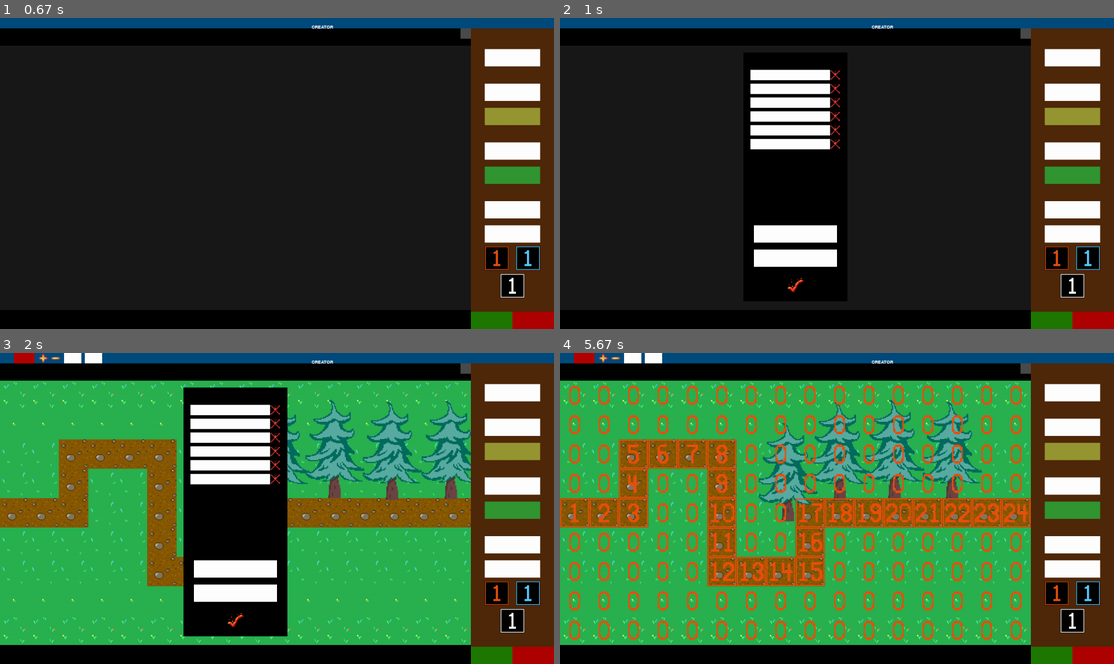
Above: before the commit, frames 1-4 (two rows, left to right).
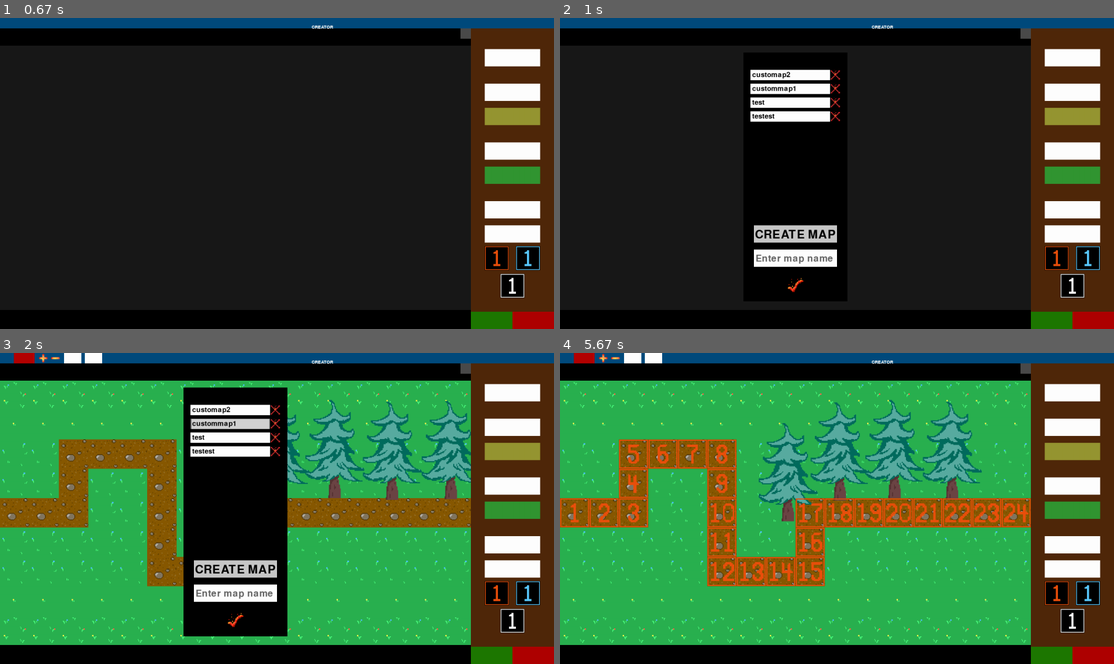
Above: after the commit, the same moments.

Repository: Markuss2b/td
Game: pygame game, started from main.py
Two runs of this game, one before a commit and one after it. Both use one fixed random seed, a clock stepped at 60 frames per second and the inputs below.
Inputs (mouse positions are in pixels of both pictures, inside the frame that each line leads up to):
- Up to frame 1 (0.67 s): click (33, 95) at 0.38 s
- Up to frame 2 (1 s): click (1069, 58) at 0.72 s
- Up to frame 3 (2 s): click (509, 393) at 1.05 s; click (509, 393) at 1.38 s; click (232, 424) at 1.72 s, where only the run after the commit has a clickable "custommap1"
- Up to frame 4 (5.67 s): hold Left 2-2.53 s; click (604, 359) at 2.62 s; click (637, 359) at 2.95 s; hold Left 3.23-3.63 s; hold Right 3.67-4.3 s; hold Left 4.33-4.8 s; hold Right 4.83-5.3 s; click (1069, 567) at 5.38 s

Frame 1 is identical in both runs. In frame 2, 2.3% of the frame differs, in the area x 34-51%, y 17-80%; in frame 3, 2.8%; in frame 4, 7.5%, in the area x 1-84%, y 10-93%.

Commit message:
Added some text to map create/load buttons

Diff:
--- a/all_maps/firemap/paths/first_path.txt
+++ /dev/null
@@ -1,9 +0,0 @@
-0 0 0 0 0 0 0 0 0 0 0 0 0 0 0 0
-0 0 0 0 0 0 0 0 0 0 0 0 0 0 0 0
-0 0 0 0 0 0 0 0 0 0 0 0 0 0 0 0
-0 0 4 5 6 7 0 0 0 13 14 15 0 0 20 21
-1 2 3 0 0 8 9 10 11 12 0 16 17 18 19 22
-0 0 0 0 0 0 0 0 0 0 0 0 0 0 0 23
-0 0 0 0 0 0 0 0 0 0 0 0 0 0 0 24
-0 0 0 0 0 0 0 0 0 0 0 0 0 0 0 25
-41 40 39 38 37 36 35 34 33 32 31 30 29 28 27 26
--- a/all_maps/firemap/tower_availability.txt
+++ /dev/null
@@ -1,9 +0,0 @@
-O O O O O O O O O O O O O O O O
-O O O O O O O O O O O O O O O O
-O O O O O O O O O O O O O O O O
-O O X X X X O O O X X X O O X X
-X X X O O X X X X X O X X X X X
-O O O O O O O O O O O O O O O X
-O O O O O O O O O O O O O O O X
-O O O O O O O O O O O O O O O X
-X X X X X X X X X X X X X X X X
--- a/all_maps/firemap/visual_map.txt
+++ /dev/null
@@ -1,9 +0,0 @@
-T_Grass_BG.png T_Burning_BG.png T_Grass_BG.png T_Burning_BG.png T_Grass_BG.png T_Burning_BG.png T_Grass_BG.png T_Burning_BG.png T_Grass_BG.png T_Burning_BG.png T_Grass_BG.png T_Burning_BG.png T_Grass_BG.png T_Burning_BG.png T_Grass_BG.png T_Burning_BG.png
-T_Burning_BG.png T_Grass_BG.png T_Burning_BG.png T_Grass_BG.png T_Burning_BG.png T_Grass_BG.png T_Burning_BG.png T_Grass_BG.png T_Burning_BG.png T_Grass_BG.png T_Burning_BG.png T_Grass_BG.png T_Burning_BG.png T_Grass_BG.png T_Burning_BG.png T_Grass_BG.png
-T_Grass_BG.png T_Burning_BG.png T_Grass_BG.png T_Burning_BG.png T_Grass_BG.png T_Burning_BG.png T_Grass_BG.png T_Burning_BG.png T_Grass_BG.png T_Burning_BG.png T_Grass_BG.png T_Burning_BG.png T_Grass_BG.png T_Burning_BG.png T_Grass_BG.png T_Burning_BG.png
-T_Burning_BG.png T_Grass_BG.png T_Burning_2.png T_Grass_BG.png T_Burning_3.png T_Grass_BG.png T_Burning_BG.png T_Grass_BG.png T_Burning_BG.png T_Grass_BG.png T_Burning_3.png T_Grass_BG.png T_Burning_BG.png T_Grass_BG.png T_Burning_1.png T_Grass_BG.png
-T_Grass_BG.png T_Burning_1.png T_Grass_BG.png T_Burning_BG.png T_Grass_BG.png T_Burning_2.png T_Grass_BG.png T_Burning_2.png T_Grass_BG.png T_Burning_2.png T_Grass_BG.png T_Burning_4.png T_Grass_BG.png T_Burning_3.png T_Grass_BG.png T_Burning_2.png
-T_Burning_BG.png T_Grass_BG.png T_Burning_BG.png T_Grass_BG.png T_Burning_BG.png T_Grass_BG.png T_Burning_BG.png T_Grass_BG.png T_Burning_BG.png T_Grass_BG.png T_Burning_BG.png T_Grass_BG.png T_Burning_BG.png T_Grass_BG.png T_Burning_BG.png T_Grass_BG.png
-T_Grass_BG.png T_Burning_BG.png T_Grass_BG.png T_Burning_BG.png T_Grass_BG.png T_Burning_BG.png T_Grass_BG.png T_Burning_BG.png T_Grass_BG.png T_Burning_BG.png T_Grass_BG.png T_Burning_BG.png T_Grass_BG.png T_Burning_BG.png T_Grass_BG.png T_Burning_2.png
-T_Burning_BG.png T_Grass_BG.png T_Burning_BG.png T_Grass_BG.png T_Burning_BG.png T_Grass_BG.png T_Burning_BG.png T_Grass_BG.png T_Burning_BG.png T_Grass_BG.png T_Burning_BG.png T_Grass_BG.png T_Burning_BG.png T_Grass_BG.png T_Burning_BG.png T_Grass_BG.png
-T_Grass_BG.png T_Burning_2.png T_Grass_BG.png T_Burning_3.png T_Grass_BG.png T_Burning_BG.png T_Grass_BG.png T_Burning_3.png T_Grass_BG.png T_Burning_1.png T_Grass_BG.png T_Burning_4.png T_Grass_BG.png T_Burning_BG.png T_Grass_BG.png T_Burning_4.png
--- a/all_maps/jaunakarte/obstacles.txt
+++ /dev/null
@@ -1,7 +0,0 @@
-Tree.png,1117,120,170,284
-Tree.png,1262,134,170,284
-Tree.png,482,43,170,284
-Tree.png,282,61,170,284
-Tree.png,309,121,170,284
-Tree.png,158,111,170,284
-Tree.png,70,109,170,284
--- a/all_maps/jaunakarte/paths/first_path.txt
+++ /dev/null
@@ -1,9 +0,0 @@
-0 0 0 0 0 0 0 0 0 0 0 34 35 0 0 0
-0 0 0 0 0 0 0 0 0 19 20 33 36 0 0 0
-0 0 0 0 0 0 0 0 0 18 21 32 37 0 0 0
-0 0 0 0 0 0 8 9 10 17 22 31 38 0 0 0
-1 2 3 4 5 6 7 0 11 16 23 30 39 48 49 50
-0 0 0 0 0 0 0 0 12 15 24 29 40 47 0 0
-0 0 0 0 0 0 0 0 13 14 25 28 41 46 0 0
-0 0 0 0 0 0 0 0 0 0 26 27 42 45 0 0
-0 0 0 0 0 0 0 0 0 0 0 0 43 44 0 0
--- a/all_maps/jaunakarte/paths/fourth_path.txt
+++ /dev/null
@@ -1,9 +0,0 @@
-0 0 0 0 0 0 0 0 0 0 0 0 0 0 0 0
-0 0 0 0 0 0 0 0 0 13 14 27 28 0 0 0
-0 0 0 0 0 0 0 0 11 12 15 26 29 0 0 0
-0 0 0 0 0 0 8 9 10 0 16 25 30 0 0 0
-1 2 3 4 5 6 7 0 0 0 17 24 31 34 35 36
-0 0 0 0 0 0 0 0 0 0 18 23 32 33 0 0
-0 0 0 0 0 0 0 0 0 0 19 22 0 0 0 0
-0 0 0 0 0 0 0 0 0 0 20 21 0 0 0 0
-0 0 0 0 0 0 0 0 0 0 0 0 0 0 0 0
--- a/all_maps/jaunakarte/paths/second_path.txt
+++ /dev/null
@@ -1,9 +0,0 @@
-0 0 0 0 0 0 0 0 0 0 0 0 0 0 0 0
-0 0 0 0 0 0 0 0 0 15 16 0 0 0 0 0
-0 0 0 0 0 0 0 0 0 14 17 0 0 0 0 0
-0 0 0 0 0 0 0 0 0 13 18 0 0 0 0 0
-1 2 3 4 5 6 7 8 11 12 19 26 27 28 29 30
-0 0 0 0 0 0 0 9 10 0 20 25 0 0 0 0
-0 0 0 0 0 0 0 0 0 0 21 24 0 0 0 0
-0 0 0 0 0 0 0 0 0 0 22 23 0 0 0 0
-0 0 0 0 0 0 0 0 0 0 0 0 0 0 0 0
--- a/all_maps/jaunakarte/paths/third_path.txt
+++ /dev/null
@@ -1,9 +0,0 @@
-0 0 0 0 0 0 0 0 0 0 0 0 0 0 0 0
-0 0 0 0 0 0 0 0 0 0 0 0 0 0 0 0
-0 0 0 0 0 0 0 0 0 0 0 0 0 0 0 0
-0 0 0 0 0 0 8 9 0 0 0 0 0 0 0 0
-1 2 3 4 5 6 7 10 0 0 0 0 0 24 25 26
-0 0 0 0 0 0 0 11 12 13 0 0 0 23 0 0
-0 0 0 0 0 0 0 0 0 14 15 0 0 22 0 0
-0 0 0 0 0 0 0 0 0 0 16 17 18 21 0 0
-0 0 0 0 0 0 0 0 0 0 0 0 19 20 0 0
--- a/all_maps/jaunakarte/tower_availability.txt
+++ /dev/null
@@ -1,9 +0,0 @@
-O X X X X O X X O O O O O X X X
-O X X X X X X X O O O O O X X X
-O X X X X X X X O O O O O X X X
-O X X X X O O O O O O O O X X X
-O O O O O O O O O O O O O O O O
-O O O O O O O O O O O O O O O O
-O O O O O O O O O O O O O O O O
-O O O O O O O O O O O O O O O O
-O O O O O O O O O O O O O O O O
--- a/all_maps/jaunakarte/visual_map.txt
+++ /dev/null
@@ -1,9 +0,0 @@
-T_Grass_BG.png T_Grass_BG.png T_Grass_BG.png T_Grass_BG.png T_Grass_BG.png T_Grass_BG.png T_Grass_BG.png T_Grass_BG.png T_Grass_BG.png T_Grass_BG.png T_Grass_BG.png T_Path_BG.png T_Path_BG.png T_Grass_1.png T_Grass_1.png T_Grass_1.png
-T_Grass_BG.png T_Grass_BG.png T_Grass_BG.png T_Grass_BG.png T_Grass_3.png T_Grass_3.png T_Grass_3.png T_Grass_3.png T_Grass_BG.png T_Path_BG.png T_Path_1.png T_Path_1.png T_Path_BG.png T_Grass_1.png T_Grass_1.png T_Grass_1.png
-T_Grass_1.png T_Grass_1.png T_Grass_3.png T_Grass_3.png T_Grass_3.png T_Grass_3.png T_Grass_3.png T_Grass_3.png T_Path_1.png T_Path_1.png T_Path_1.png T_Path_1.png T_Path_BG.png T_Grass_1.png T_Grass_1.png T_Grass_1.png
-T_Grass_BG.png T_Grass_BG.png T_Grass_BG.png T_Grass_BG.png T_Grass_BG.png T_Grass_BG.png T_Path_1.png T_Path_1.png T_Path_1.png T_Path_1.png T_Path_1.png T_Path_1.png T_Path_BG.png T_Grass_1.png T_Grass_1.png T_Grass_1.png
-T_Path_1.png T_Path_3.png T_Path_1.png T_Path_2.png T_Path_1.png T_Path_3.png T_Path_1.png T_Path_1.png T_Path_1.png T_Path_1.png T_Path_1.png T_Path_1.png T_Path_1.png T_Path_1.png T_Path_2.png T_Path_1.png
-T_Grass_BG.png T_Grass_BG.png T_Grass_BG.png T_Grass_BG.png T_Grass_BG.png T_Grass_BG.png T_Grass_BG.png T_Path_1.png T_Path_1.png T_Path_1.png T_Path_1.png T_Path_1.png T_Path_1.png T_Path_BG.png T_Grass_1.png T_Grass_1.png
-T_Grass_BG.png T_Grass_BG.png T_Grass_3.png T_Grass_3.png T_Grass_3.png T_Grass_3.png T_Grass_BG.png T_Grass_3.png T_Grass_BG.png T_Path_1.png T_Path_1.png T_Path_1.png T_Path_1.png T_Path_BG.png T_Grass_1.png T_Grass_1.png
-T_Grass_BG.png T_Grass_BG.png T_Grass_3.png T_Grass_3.png T_Grass_3.png T_Grass_BG.png T_Grass_BG.png T_Grass_BG.png T_Grass_BG.png T_Grass_BG.png T_Path_BG.png T_Path_1.png T_Path_1.png T_Path_BG.png T_Grass_1.png T_Grass_1.png
-T_Grass_BG.png T_Grass_BG.png T_Grass_BG.png T_Grass_BG.png T_Grass_BG.png T_Grass_BG.png T_Grass_BG.png T_Grass_BG.png T_Grass_BG.png T_Grass_BG.png T_Grass_BG.png T_Grass_1.png T_Path_BG.png T_Path_BG.png T_Grass_1.png T_Grass_1.png
--- a/td_map_creator.py
+++ b/td_map_creator.py
@@ -6,7 +6,6 @@
 from model.map.map import Map, Location, Obstacle
 from model.map.tile_type_enum import get_tile_types
 
-# TODO: Naming new map should be visible
 # TODO: Buttons should have names
 # Tile size 16 x 9
 class MapCreator:
@@ -195,7 +194,8 @@
                         if event.key == pygame.K_BACKSPACE:
                             self.new_map_name = self.new_map_name[:-1]
                         else:
-                            self.new_map_name += event.unicode
+                            if len(self.new_map_name) < 10:
+                                self.new_map_name += event.unicode
 
                     # For Removing or Returning Obstacles
                     if self.map_selected != None:
@@ -373,7 +373,17 @@
         all_maps_rect = []
         for i in range(len(self.all_maps)):
             map_rect = pygame.Rect(base_x, base_y + 40 * (i + 1), 230, 30)
-            pygame.draw.rect(self.screen, (255, 255, 255), map_rect)
+
+            if self.map_selected != None:
+                if self.map_selected.get_map_name() == self.all_maps[i]:
+                    pygame.draw.rect(self.screen, (211, 211, 211), map_rect)
+                    self.draw_img_on_rect("images/Assets/Grid1.png", map_rect.left, map_rect.top, map_rect.width, map_rect.height)
+                else:
+                    pygame.draw.rect(self.screen, (255, 255, 255), map_rect)
+            else:
+                pygame.draw.rect(self.screen, (255, 255, 255), map_rect)
+
+            draw_text(self.all_maps[i], pygame.font.SysFont(None, 30), (0, 0, 0), self.screen, map_rect.left + 5, map_rect.top + 5)
 
             delete_map_rect = pygame.Rect(base_x + 230, base_y + 40 * (i + 1), 30, 30)
             self.draw_img_on_rect("images/Assets/X.png", delete_map_rect.left, delete_map_rect.top, delete_map_rect.width, delete_map_rect.height)
@@ -411,10 +421,16 @@
 
         # Create buttons
         add_new_map_rect = pygame.Rect(map_menu_left + 30, map_menu_top + map_menu_length - 220, map_menu_width - 60, 50)
-        pygame.draw.rect(self.screen, (255, 255, 255), add_new_map_rect)
+        pygame.draw.rect(self.screen, (200, 200, 200), add_new_map_rect)
+        draw_text("CREATE MAP", pygame.font.SysFont(None, 50), (0, 0, 0), self.screen, add_new_map_rect.left + 3, add_new_map_rect.top + 10)
 
         new_map_inputfield = pygame.Rect(map_menu_left + 30, map_menu_top + map_menu_length - 150, map_menu_width - 60, 50)
         pygame.draw.rect(self.screen, (255, 255, 255), new_map_inputfield)
+
+        if self.new_map_name == "":
+            draw_text("Enter map name", pygame.font.SysFont(None, 40), (100, 100, 100), self.screen, new_map_inputfield.left + 5, new_map_inputfield.top + 13)
+        else:
+            draw_text(self.new_map_name, pygame.font.SysFont(None, 50), (0, 0, 0), self.screen, new_map_inputfield.left, new_map_inputfield.top + 10)
 
         # Max 10 custom maps
         if len(self.all_maps) < 10:
@@ -657,7 +673,8 @@
                     tile_x, tile_y = self.get_rect_param(x, y)
                     tile_num = path_2d[y][x]
 
-                    self.draw_img_on_rect(f'images/Numbers/{self.selected_style}/{tile_num}.png', tile_x, tile_y, self.tile_size-1, self.tile_size-1)
+                    if tile_num > 0:
+                        self.draw_img_on_rect(f'images/Numbers/{self.selected_style}/{tile_num}.png', tile_x, tile_y, self.tile_size-1, self.tile_size-1)
 
 
     def get_obstacles_from_image_folder(self):
Empty file removed: all_maps/firemap/obstacles.txt
